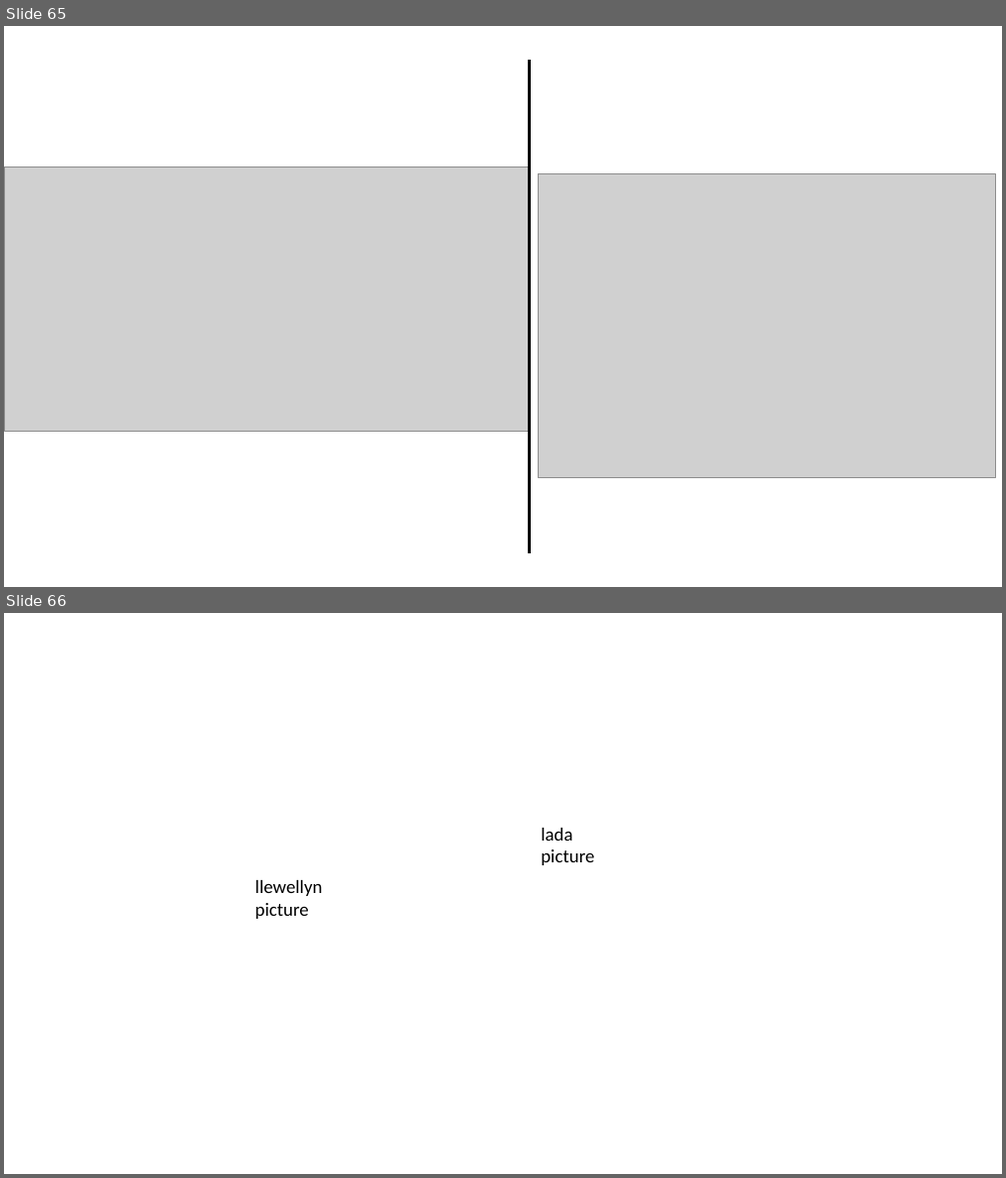
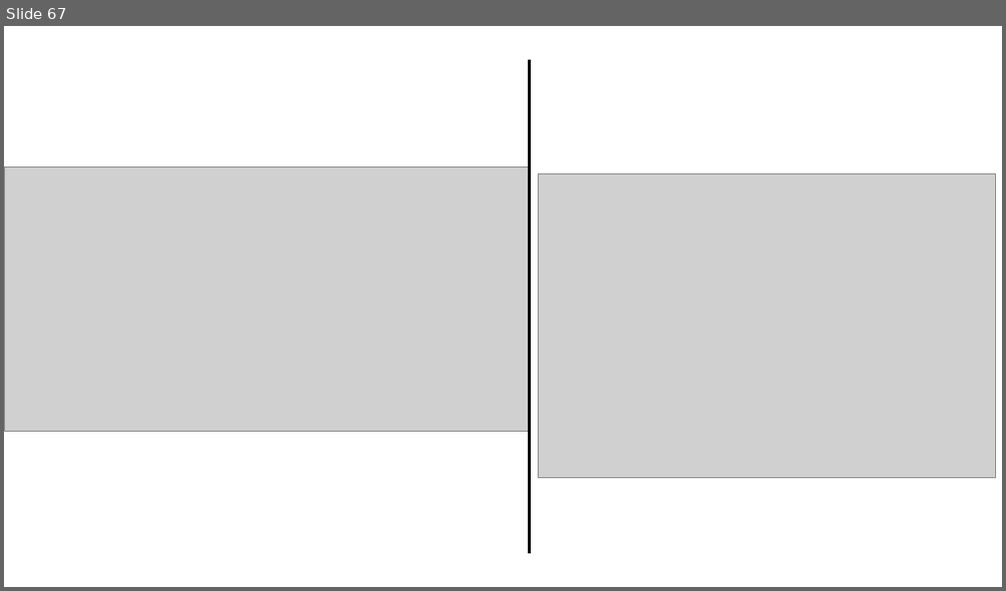
Before and after one commit to LearnWithLlew/TestingBetterWithApprovals.Slides, a slide deck: slides/Testing Better with Approvals.pptx. Shown one above the other, each under a label of ours: slides 65 and 66 before the commit, slide 67 after it. The pictures are 1006x1178 and 1006x591 pixels, drawn with LibreOffice and Linux fonts; fonts in the diff are those of the drawing; grey boxes stand for pictures. Boxes give left, top, right and bottom in pixels: in the first picture for what was removed or moved away, otherwise in the second. Text is boxed around its words. In the diff, an @@ line names an element or a change of style, - is before the commit and + after.

```diff
--- a/slides/Testing Better with Approvals.pptx
+++ b/slides/Testing Better with Approvals.pptx
@@ slide 66 removed at (4, 613, 1002, 1174), background #FFFFFF @@
@@ text removed at (541, 828, 594, 865) @@
-lada
-picture
@@ text removed at (255, 880, 323, 919) @@
-llewellyn
-picture
@@ what was slide 65 is now slide 67 @@
```
Also in this commit, not shown: 1 slide changed, 3 slides added.
